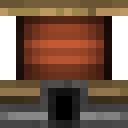
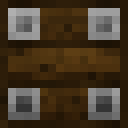
Revision of a layered 128×128 image; what changed, layer by layer:
added layer "stone_worker_bottom.png copy" above "stone_worker_bottom.png" over [0, 0, 128, 128]
added layer "crate_stone_bottom.png copy" above "crate_stone_bottom.png" over [0, 0, 128, 128]
added layer "mechanical_compacting_bin_side.png copy #2" above "mechanical_compacting_bin_side.png copy #1" over [0, 0, 128, 128]
hid "Pasted Layer #2" over [48, 88, 80, 128]
hid "Layer #6" over [48, 88, 80, 128]
hid "Layer #5" over [48, 88, 80, 128]
hid "Layer #4" over [48, 88, 80, 128]
hid "Layer #3" over [48, 88, 80, 128]
hid "Layer #2" over [56, 96, 72, 120]
hid "Layer #1" over [40, 80, 88, 112]
hid "Pasted Layer #1" over [0, 0, 128, 128]
showed "Layer Group" over [0, 0, 128, 128]
